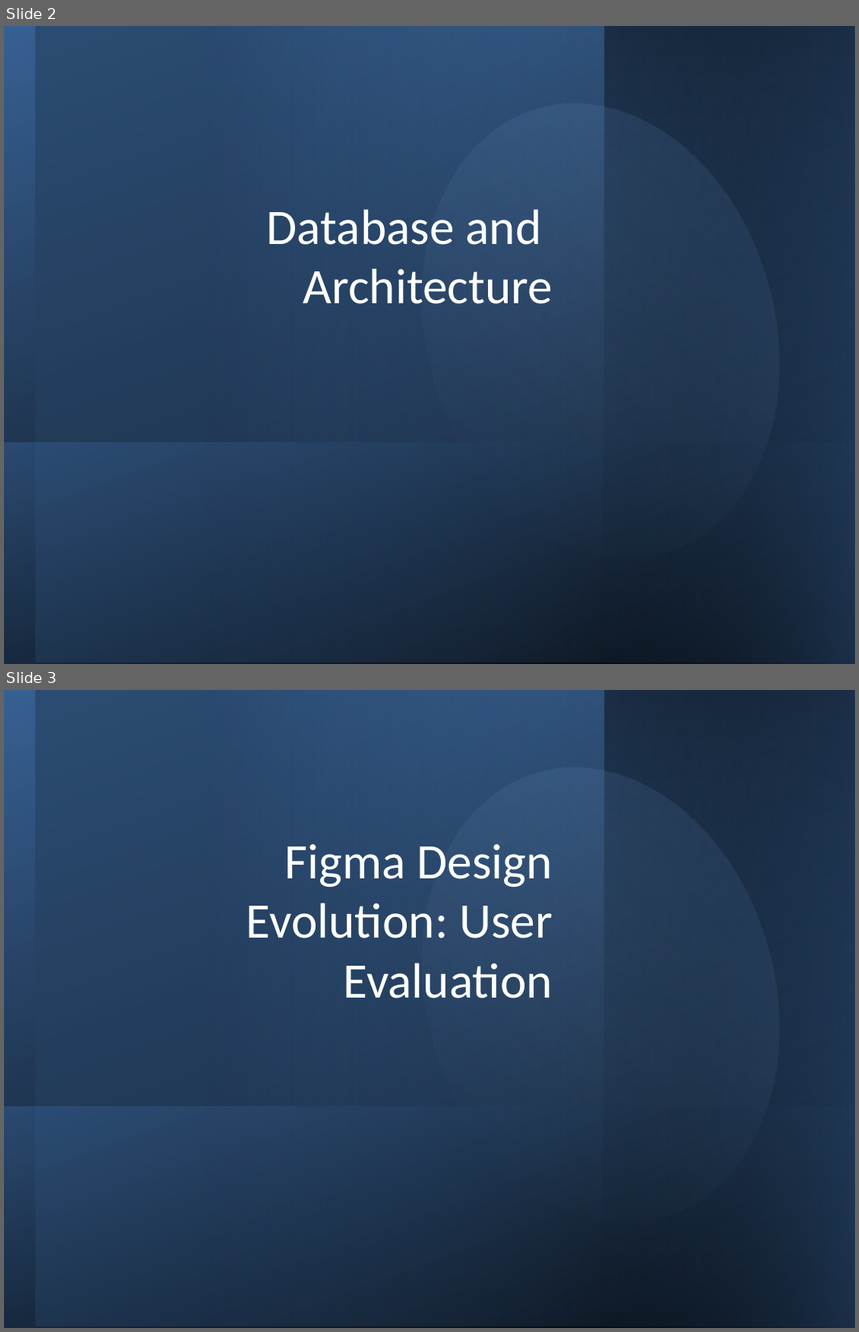
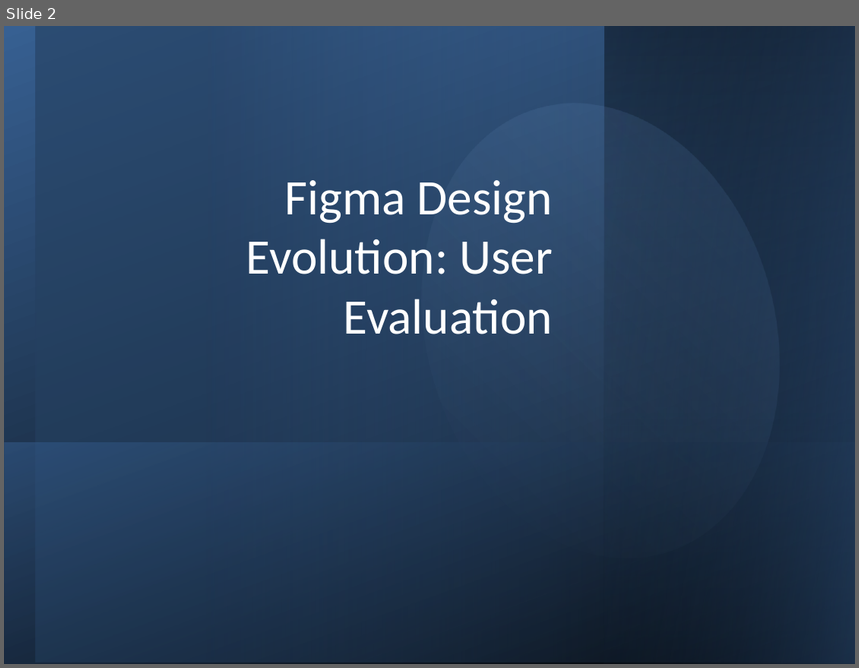
Before and after one commit to yuriiSY/Study-Buddy, a slide deck: Weekly Submissions/Week4/Week4.pptx. Shown one above the other, each under a label of ours: slides 2 and 3 before the commit, slide 2 after it. The pictures are 859x1332 and 859x668 pixels, drawn with LibreOffice and Linux fonts; fonts in the diff are those of the drawing. Boxes give left, top, right and bottom in pixels: in the first picture for what was removed or moved away, otherwise in the second. Text is boxed around its words. In the diff, an @@ line names an element or a change of style, - is before the commit and + after.

```diff
--- a/Weekly Submissions/Week4/Week4.pptx
+++ b/Weekly Submissions/Week4/Week4.pptx
@@ slide 2 removed at <box>4,26,855,664</box>, background #FFFFFF @@
@@ rectangle removed at <box>4,26,855,664</box> @@
@@ rectangle removed at <box>35,26,855,663</box> @@
@@ rectangle removed at <box>604,27,855,664</box> @@
@@ rectangle removed at <box>605,26,855,664</box> @@
@@ ellipse removed at <box>371,61,829,599</box> @@
@@ title removed at <box>267,209,553,304</box> @@
-Database and Architecture
@@ rectangle removed at <box>5,443,855,664</box> @@
@@ what was slide 3 is now slide 2 @@
```
Also in this commit, not shown: 1 slide changed.
